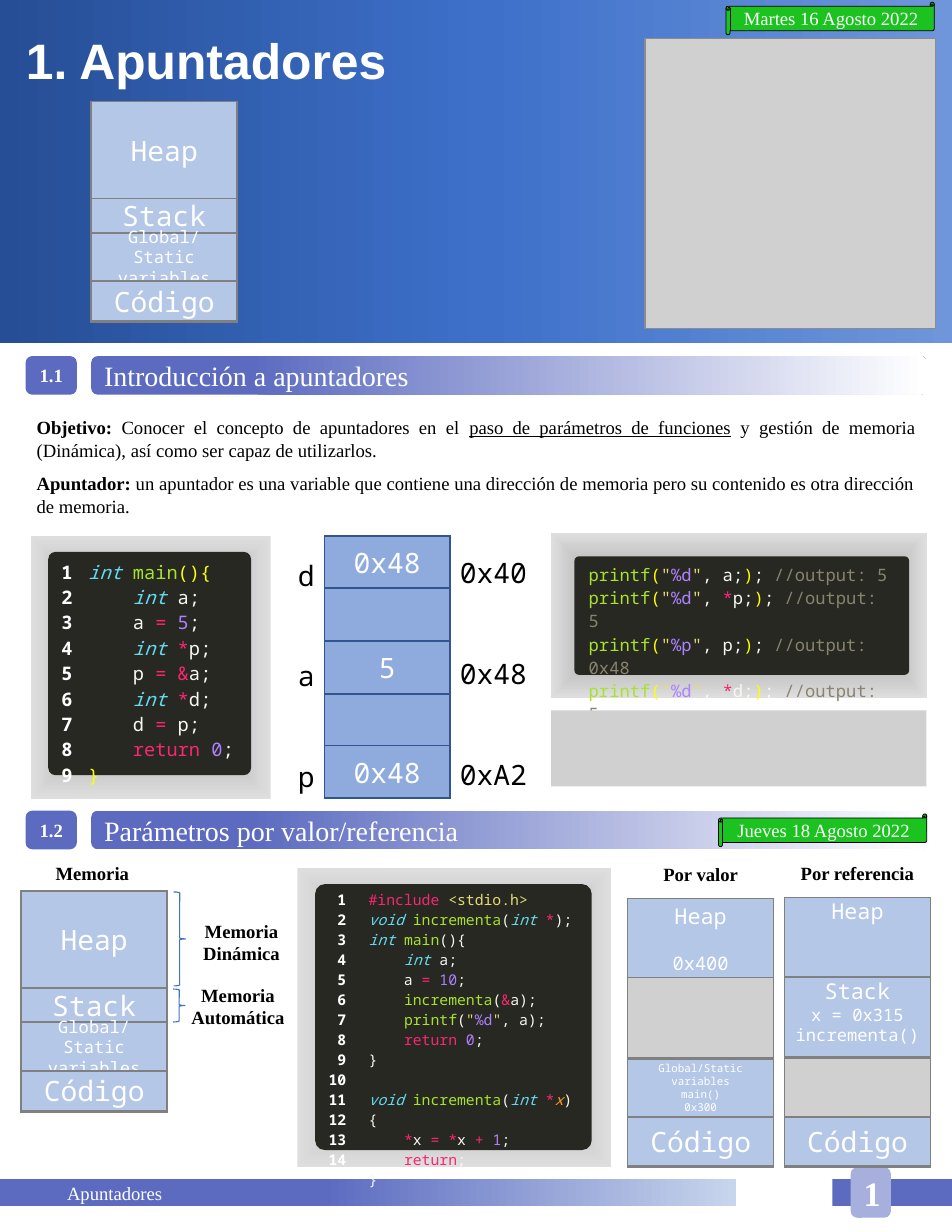
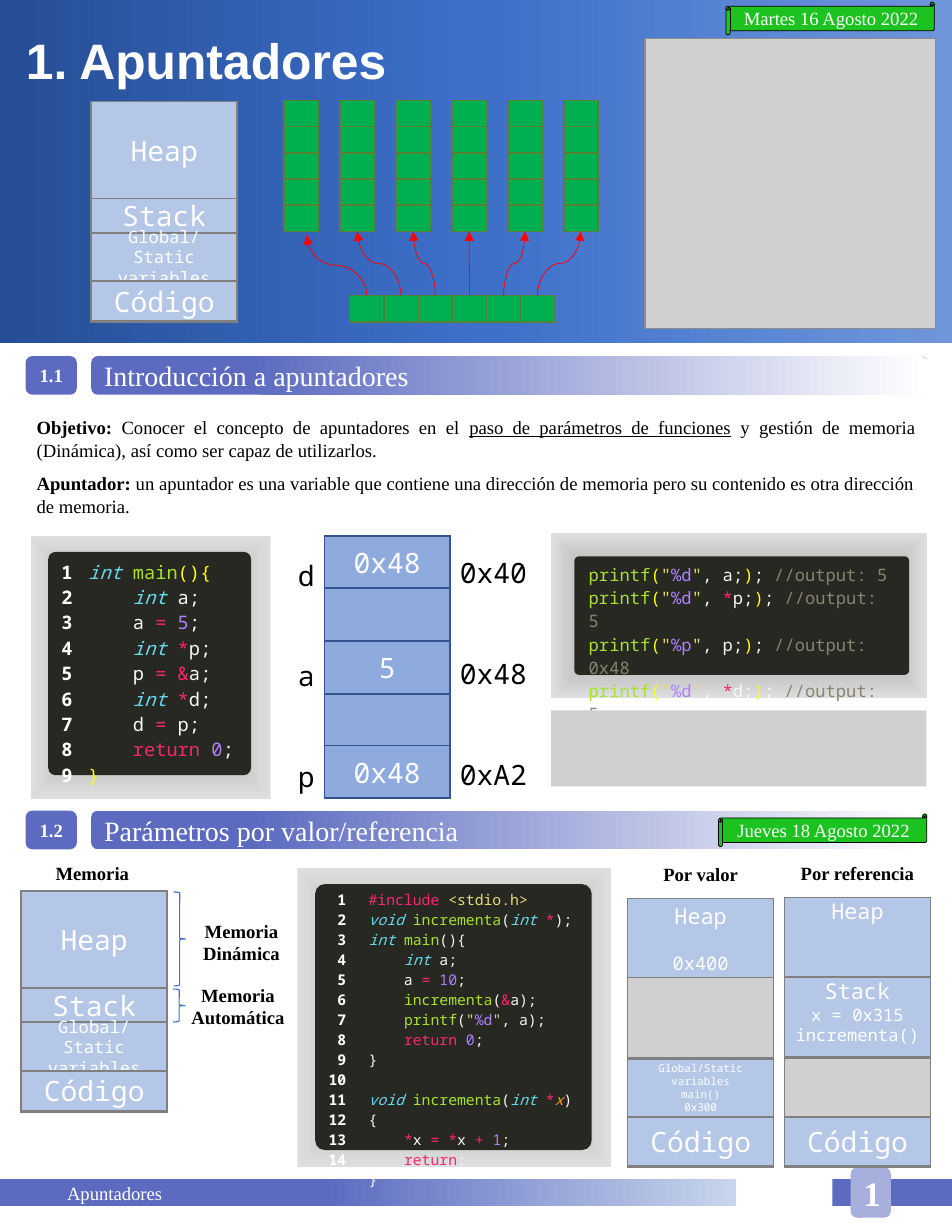
Before and after one commit to HugoEsparzaC/Libreta-Estructuras-II, a slide deck: slide 7 of Estructuras de Datos II.pptx. Drawn at 952x1232 pixels with LibreOffice and Linux fonts; fonts in the diff are those of the drawing; grey boxes stand for pictures. Boxes give left, top, right and bottom in pixels: in the first picture for what was removed or moved away, otherwise in the second. Text is boxed around its words. In the diff, an @@ line names an element or a change of style, - is before the commit and + after.

```diff
--- a/Estructuras de Datos II.pptx
+++ b/Estructuras de Datos II.pptx
@@ group added at [283, 101, 598, 323]: 36 rectangles, 6 curved arrows @@
```
Also in this commit, not shown: 2 other slides changed, 4 slides added, 1 other file.
